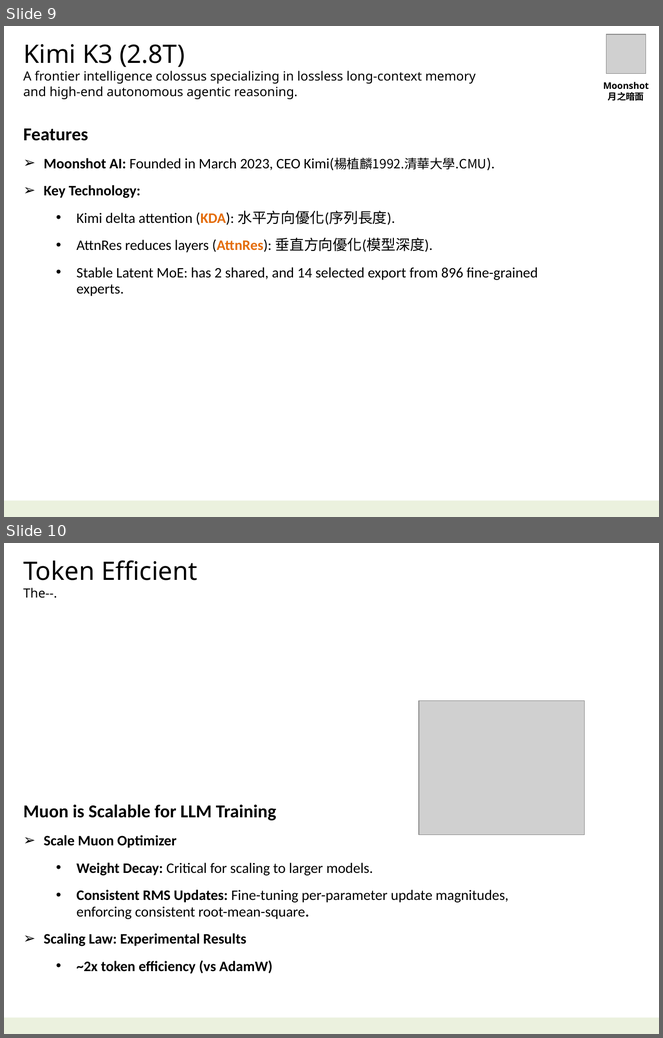
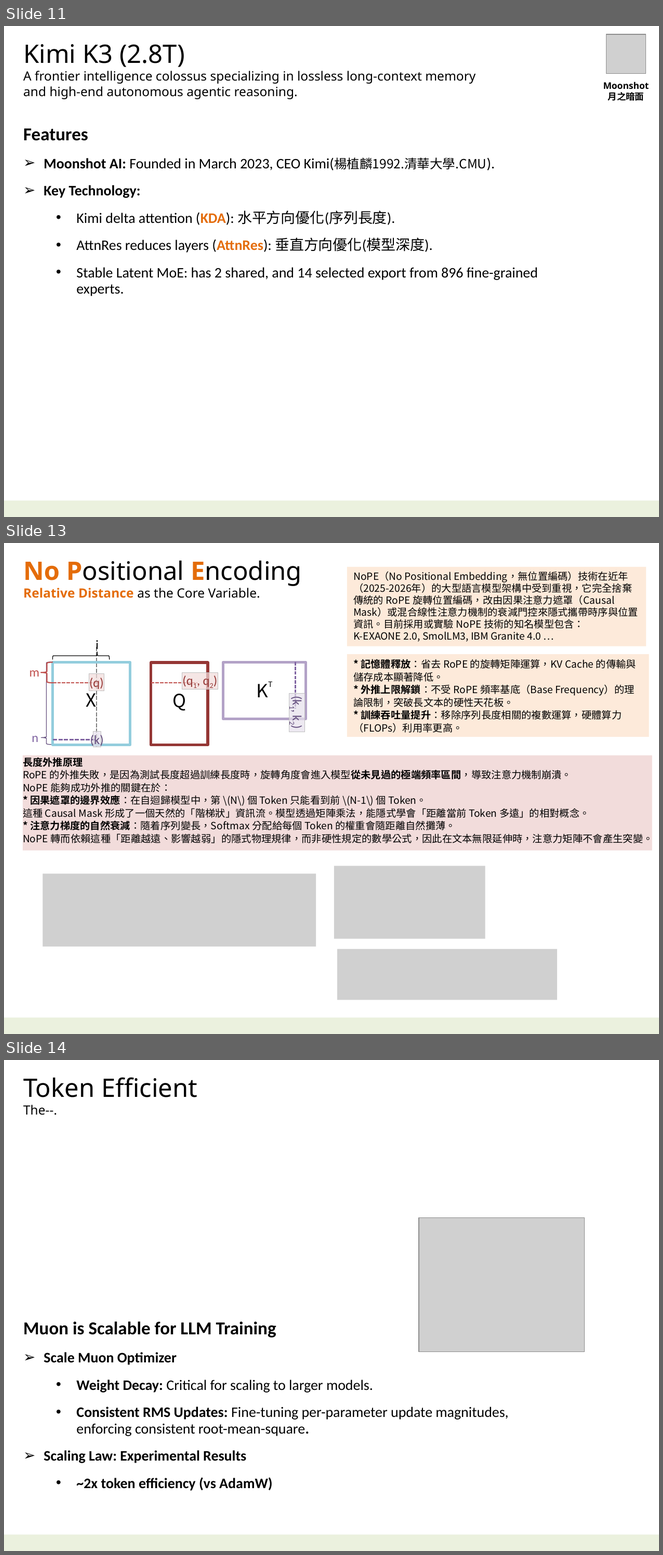
Before and after one commit to navibator/crazy-ai, a slide deck: ai-kimi.pptx. Shown one above the other, each under a label of ours: slides 9 and 10 before the commit, slides 11, 13 and 14 after it; the slides between them are not shown. The pictures are 663x1038 and 663x1555 pixels, drawn with LibreOffice and Linux fonts; fonts in the diff are those of the drawing; grey boxes stand for pictures. Boxes give left, top, right and bottom in pixels: in the first picture for what was removed or moved away, otherwise in the second. Text is boxed around its words. In the diff, an @@ line names an element or a change of style, - is before the commit and + after.

```diff
--- a/ai-kimi.pptx
+++ b/ai-kimi.pptx
@@ slide 13 added at [4,543,659,1034], background #FFFFFF; not listed: 1 template element that a slide beside it also shows @@
@@ text added at [23,560,302,598], 14 pt, text #000000 @@
+No Positional Encoding
+Relative Distance as the Core Variable.
@@ rectangle added at [347,566,647,646], fill #FDEADA, 11 pt, text #000000 @@
+NoPE（No Positional Embedding，無位置編碼）技術在近年（2025-2026年）的大型語言模型架構中受到重視，它完全捨棄傳統的 RoPE 旋轉位置編碼，改由因果注意力遮罩（Causal Mask）或混合線性注意力機制的衰減門控來隱式攜帶時序與位置資訊。目前採用或實驗 NoPE 技術的知名模型包含：
+K-EXAONE 2.0, SmolLM3, IBM Granite 4.0 …
@@ text added at [96,640,99,652], 14 pt, text #000000 @@
+i
@@ line added from (97, 646) to (97, 747), #808080 1.5 pt dashed @@
@@ left brace added at [41,662,52,682], outline #C0504D 1.25 pt @@
@@ left brace added at [41,662,52,745], outline #604A7B 0.75 pt @@
@@ rectangle added at [52,662,130,745], outline #93CDDD 3 pt, 20 pt, text #000000 @@
+X
@@ left brace added at [53,652,110,660], outline #000000 0.75 pt @@
@@ rectangle added at [151,663,208,745], outline #953735 3 pt, 20 pt, text #000000 @@
+Q
@@ rectangle added at [223,662,306,719], outline #B3A2C7 3 pt, 20 pt, text #000000 @@
+KT
@@ line added from (296, 662) to (296, 709), #8064A2 1.25 pt dashed @@
@@ rectangle added at [347,654,649,737], fill #FDEADA, 11 pt, text #000000 @@
+* 記憶體釋放：省去 RoPE 的旋轉矩陣運算，KV Cache 的傳輸與儲存成本顯著降低。
+* 外推上限解鎖：不受 RoPE 頻率基底（Base Frequency）的理論限制，突破長文本的硬性天花板。
+* 訓練吞吐量提升：移除序列長度相關的複數運算，硬體算力（FLOPs）利用率更高。
@@ text added at [29,670,40,677], 14 pt, text #C0504D @@
+m
@@ rectangle added at [89,674,104,691], fill #F2DCDB at 70% opacity, outline #BFBFBF 0.25 pt, 14 pt, text #953735 @@
+(q)
@@ rectangle added at [182,672,218,690], fill #F2DCDB at 70% opacity, outline #BFBFBF 0.25 pt, 14 pt, text #953735 @@
+(q1, q2)
@@ line added from (53, 683) to (100, 683), #C0504D 1.25 pt dashed @@
@@ line added from (151, 683) to (197, 683), #C0504D 1.25 pt dashed @@
@@ rectangle added at [288,693,305,732], fill #E6E0EC at 70% opacity, outline #BFBFBF 0.25 pt, 14 pt, text #604A7B @@
+(k1, k2)
@@ text added at [32,736,38,742], 14 pt, text #8064A2 @@
+n
@@ line added from (53, 740) to (97, 740), #8064A2 1.5 pt dashed @@
@@ rectangle added at [93,732,100,747], fill #E6E0EC at 70% opacity, outline #BFBFBF 0.25 pt, 14 pt, text #604A7B @@
+(k)
@@ rectangle added at [23,755,652,850], fill #F2DCDB, 11 pt, text #000000 @@
+長度外推原理
+RoPE 的外推失敗，是因為測試長度超過訓練長度時，旋轉角度會進入模型從未見過的極端頻率區間，導致注意力機制崩潰。
+NoPE 能夠成功外推的關鍵在於：
+* 因果遮罩的邊界效應：在自迴歸模型中，第 \(N\) 個 Token 只能看到前 \(N-1\) 個 Token。
+這種 Causal Mask 形成了一個天然的「階梯狀」資訊流。模型透過矩陣乘法，能隱式學會「距離當前 Token 多遠」的相對概念。
+* 注意力梯度的自然衰減：隨着序列變長，Softmax 分配給每個 Token 的權重會隨距離自然攤薄。
+NoPE 轉而依賴這種「距離越遠、影響越弱」的隱式物理規律，而非硬性規定的數學公式，因此在文本無限延伸時，注意力矩陣不會產生突變。
@@ picture added at [334,866,486,939] @@
@@ picture added at [42,874,316,947] @@
@@ picture added at [337,949,558,1000] @@
@@ what was slide 9 is now slide 11 @@
@@ what was slide 10 is now slide 14 @@
```
Also in this commit, not shown: 1 slide changed, 3 other slides added, 7 other files.
